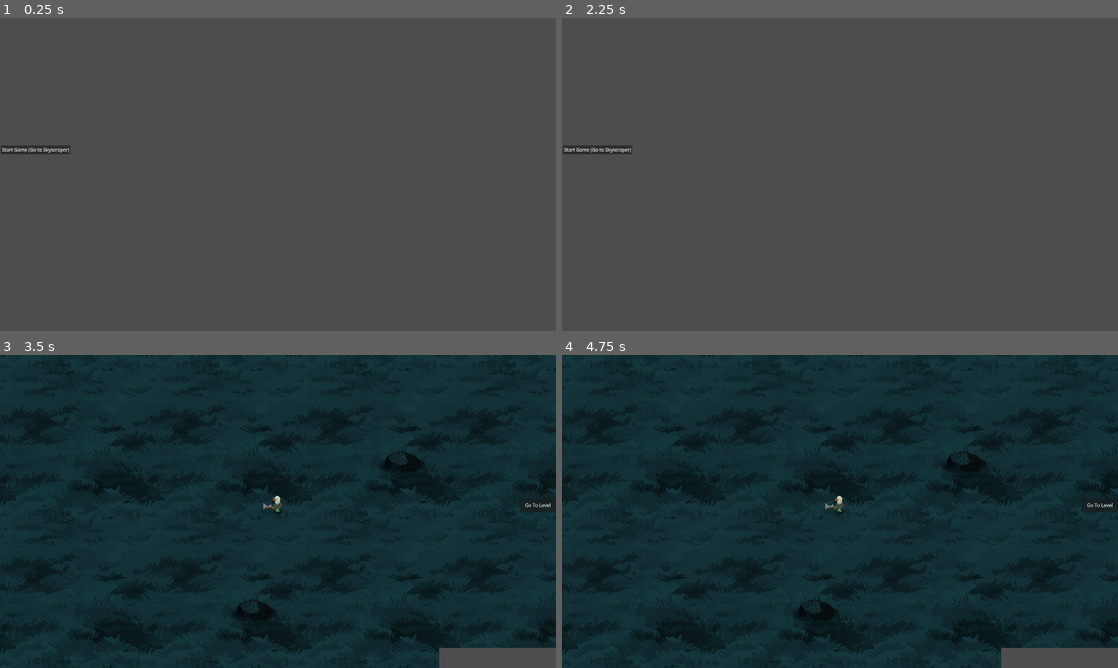
Above: before the commit, frames 1-4 (two rows, left to right).
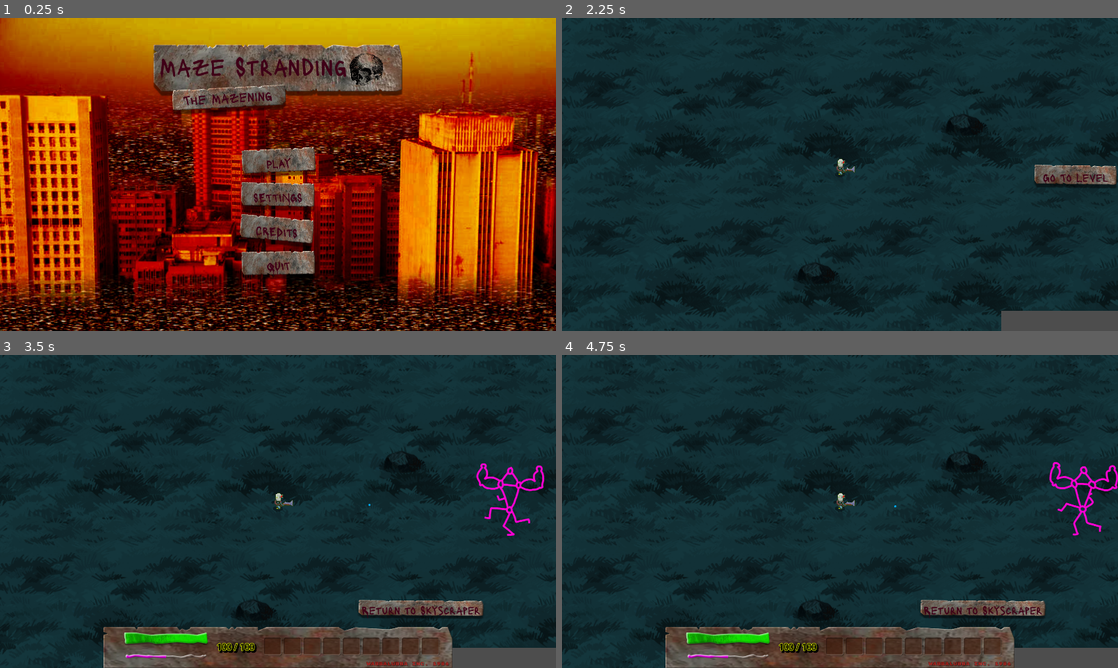
Above: after the commit, the same moments.

Repository: 100-Devs-1-Game/WildJamProject
Game: Godot game, scene res://main.tscn
Same seed, same stepped clock (60 frames per second), same inputs: the game is played once before the commit and once after it.
Inputs (mouse positions are in pixels of both pictures, inside the frame that each line leads up to):
- Up to frame 1 (0.25 s): no input
- Up to frame 2 (2.25 s): click (840, 230) at 0.5 s, where only the run after the commit has a clickable "CREDITS"; click (1017, 293) at 1.25 s, where only the run after the commit has a clickable "RETURN"; click (840, 161) at 2 s, where only the run after the commit has a clickable "PLAY"
- Up to frame 3 (3.5 s): click "Start Game (Go to Skyscraper)" (after the commit: "Go To Level") at 2.75 s
- Up to frame 4 (4.75 s): click "Go To Level" (after the commit: "Return to Skyscraper") at 3.5 s; click "Return to Skyscraper" (after the commit: "Go To Level") at 4.25 s

The runs differ from the first frame. In frame 1, 97% of the frame differs, in the area x 0-100%, y 0-100%; in frame 2, 98%; in frame 3, 9.9%; in frame 4, 9.9%.

Commit message:
Added menu, credits, and button styles.

Diff:
--- a/project/autoloads/scene_manager.gd
+++ b/project/autoloads/scene_manager.gd
@@ -5,6 +5,7 @@
 
 ## --- export vars ---
 @export var main_menu_scene: PackedScene
+@export var credits_scene: PackedScene
 @export var hub_scene: PackedScene
 @export var game_scene: PackedScene
 
@@ -44,3 +45,7 @@
 ## Loads the main menu scene
 func load_main_menu_scene():
 	change_room(main_menu_scene)
+
+## Loads the cradits scene
+func load_credits_scene():
+	change_room(credits_scene)
--- a/project/autoloads/scene_manager.tscn
+++ b/project/autoloads/scene_manager.tscn
@@ -1,12 +1,14 @@
-[gd_scene load_steps=5 format=3 uid="uid://6d2tsh8qi82k"]
+[gd_scene load_steps=6 format=3 uid="uid://6d2tsh8qi82k"]
 
 [ext_resource type="Script" uid="uid://j4srx0s7j5fv" path="res://autoloads/scene_manager.gd" id="1_bjvek"]
-[ext_resource type="PackedScene" uid="uid://dmvxv8q01ju74" path="res://scenes/main_menu.tscn" id="2_theb1"]
+[ext_resource type="PackedScene" uid="uid://4roanyas8j71" path="res://modules/menus/main_menu.tscn" id="2_theb1"]
 [ext_resource type="PackedScene" uid="uid://dkoc5mebfrp4f" path="res://scenes/tower_hub.tscn" id="3_cqtie"]
+[ext_resource type="PackedScene" uid="uid://b5pa0fut3q2ha" path="res://modules/menus/credits.tscn" id="3_mgtr3"]
 [ext_resource type="PackedScene" uid="uid://c1st86pxs1fwe" path="res://scenes/game.tscn" id="4_mgtr3"]
 
 [node name="SceneManager" type="Node"]
 script = ExtResource("1_bjvek")
 main_menu_scene = ExtResource("2_theb1")
+credits_scene = ExtResource("3_mgtr3")
 hub_scene = ExtResource("3_cqtie")
 game_scene = ExtResource("4_mgtr3")
--- a/project/components/debug_scene_change_button.gd
+++ b/project/components/debug_scene_change_button.gd
@@ -1,6 +1,6 @@
 extends Node
 
-enum TargetScene { MAIN, HUB, GAME }
+enum TargetScene { MAIN, HUB, GAME, CREDITS }
 
 @export var targetScene: TargetScene = TargetScene.MAIN
 
@@ -12,3 +12,5 @@
 			SceneManager.load_hub_scene();
 		TargetScene.GAME:
 			SceneManager.load_game_scene();
+		TargetScene.CREDITS:
+			SceneManager.load_credits_scene();
--- a/project/components/debug_scene_change_button.tscn
+++ b/project/components/debug_scene_change_button.tscn
@@ -1,5 +1,6 @@
-[gd_scene load_steps=2 format=3 uid="uid://4ctkx7p3f50k"]
+[gd_scene load_steps=3 format=3 uid="uid://4ctkx7p3f50k"]
 
+[ext_resource type="Theme" uid="uid://c7ewp0647v5ek" path="res://assets/menu_theme.tres" id="1_oq7jv"]
 [ext_resource type="Script" uid="uid://dxradmginmd1r" path="res://components/debug_scene_change_button.gd" id="1_symkv"]
 
 [node name="DebugSceneChangeButton" type="Button"]
@@ -8,6 +9,7 @@
 anchor_bottom = 1.0
 grow_horizontal = 2
 grow_vertical = 2
+theme = ExtResource("1_oq7jv")
 text = "Go To"
 script = ExtResource("1_symkv")
 
--- /dev/null
+++ b/project/modules/menus/credits.gd
@@ -0,0 +1,6 @@
+extends Control
+
+
+
+func _on_return_button_pressed() -> void:
+	SceneManager.load_main_menu_scene()
--- /dev/null
+++ b/project/modules/menus/credits.tscn
@@ -0,0 +1,76 @@
+[gd_scene load_steps=4 format=3 uid="uid://b5pa0fut3q2ha"]
+
+[ext_resource type="Theme" uid="uid://c7ewp0647v5ek" path="res://assets/menu_theme.tres" id="1_iej6b"]
+[ext_resource type="Texture2D" uid="uid://b5o2ow0t7g3dt" path="res://assets/ui/creditsbg.png" id="1_qf25l"]
+[ext_resource type="Script" uid="uid://3ivv6xwkwrwv" path="res://modules/menus/credits.gd" id="2_iej6b"]
+
+[node name="Credits" type="Control"]
+layout_mode = 3
+anchors_preset = 15
+anchor_right = 1.0
+anchor_bottom = 1.0
+grow_horizontal = 2
+grow_vertical = 2
+theme = ExtResource("1_iej6b")
+script = ExtResource("2_iej6b")
+
+[node name="BG" type="TextureRect" parent="."]
+layout_mode = 1
+anchors_preset = 15
+anchor_right = 1.0
+anchor_bottom = 1.0
+grow_horizontal = 2
+grow_vertical = 2
+texture = ExtResource("1_qf25l")
+
+[node name="MarginContainer" type="MarginContainer" parent="."]
+layout_mode = 1
+anchors_preset = 15
+anchor_right = 1.0
+anchor_bottom = 1.0
+grow_horizontal = 2
+grow_vertical = 2
+theme_override_constants/margin_left = 700
+theme_override_constants/margin_top = 128
+theme_override_constants/margin_right = 700
+theme_override_constants/margin_bottom = 128
+
+[node name="RichTextLabel" type="RichTextLabel" parent="MarginContainer"]
+layout_mode = 2
+theme_override_font_sizes/normal_font_size = 24
+text = "Lead Game Designer
+- Codimon
+
+2D Artist
+- Astenra
+- CheddaNinja
+- Vivien Lulkowski
+
+3D Artist
+- CRYPTCRATE
+
+Game Designer
+- John Tran
+
+Programmer
+- Cdw849
+- Chaak (Amirtha Krishnan)
+- CheddaNinja
+- Codimon
+- Josep Valls
+- Kylen Xiao
+- Victor Hugo Souza
+- niconorsk"
+fit_content = true
+
+[node name="ReturnButton" type="Button" parent="."]
+custom_minimum_size = Vector2(262, 103)
+layout_mode = 0
+offset_left = 1435.0001
+offset_top = 907.0001
+offset_right = 1697.0001
+offset_bottom = 1010.0001
+rotation = -0.06648167
+text = "RETURN"
+
+[connection signal="pressed" from="ReturnButton" to="." method="_on_return_button_pressed"]
--- a/project/modules/menus/credits_menu.gd
+++ /dev/null
@@ -1,11 +0,0 @@
-extends Node
-
-
-# Called when the node enters the scene tree for the first time.
-func _ready() -> void:
-	pass # Replace with function body.
-
-
-# Called every frame. 'delta' is the elapsed time since the previous frame.
-func _process(delta: float) -> void:
-	pass
--- a/project/modules/menus/credits_menu.tscn
+++ /dev/null
@@ -1,9 +0,0 @@
-[gd_scene format=3 uid="uid://byskwkr721w1h"]
-
-[node name="CreditsMenu" type="Control"]
-layout_mode = 3
-anchors_preset = 15
-anchor_right = 1.0
-anchor_bottom = 1.0
-grow_horizontal = 2
-grow_vertical = 2
--- a/project/modules/menus/main_menu.gd
+++ b/project/modules/menus/main_menu.gd
@@ -7,7 +7,7 @@
 
 
 func _on_play_button_pressed() -> void:
-	pass
+	SceneManager.load_hub_scene()
 
 
 func _on_settings_button_pressed() -> void:
@@ -15,7 +15,7 @@
 
 
 func _on_credits_button_pressed() -> void:
-	pass
+	SceneManager.load_credits_scene()
 
 
 func _on_quit_button_pressed() -> void:
--- a/project/modules/menus/main_menu.tscn
+++ b/project/modules/menus/main_menu.tscn
@@ -62,15 +62,15 @@
 anchor_top = 0.5
 anchor_right = 0.5
 anchor_bottom = 0.5
-offset_left = -378.0
-offset_top = -84.5
-offset_right = 220.0
-offset_bottom = 59.5
+offset_left = -409.0
+offset_top = -71.5
+offset_right = 238.0
+offset_bottom = 72.5
 grow_horizontal = 2
 grow_vertical = 2
 theme_override_colors/font_color = Color(0.24705882, 0, 0.09019608, 1)
-theme_override_font_sizes/font_size = 120
-text = "Game name"
+theme_override_font_sizes/font_size = 88
+text = "Maze Stranding"
 
 [node name="TextureRect" type="TextureRect" parent="."]
 layout_mode = 1
@@ -102,8 +102,8 @@
 grow_vertical = 2
 rotation = -0.056903474
 theme_override_colors/font_color = Color(0.24705882, 0, 0.09019608, 1)
-theme_override_font_sizes/font_size = 30
-text = "SLOGAN SLOGAN"
+theme_override_font_sizes/font_size = 48
+text = "The Mazening"
 
 [node name="PlayButton" type="Button" parent="."]
 custom_minimum_size = Vector2(262, 103)
--- a/project/scenes/game.tscn
+++ b/project/scenes/game.tscn
@@ -20,10 +20,10 @@
 [node name="Game" type="Node"]
 
 [node name="DebugSceneChangeButton" parent="." instance=ExtResource("1_80nbo")]
-offset_left = 5.0
-offset_top = 803.0
-offset_right = -1745.0
-offset_bottom = -229.0
+offset_left = 738.0
+offset_top = 860.0
+offset_right = -735.0
+offset_bottom = -153.0
 text = "Return to Skyscraper"
 targetScene = 1
 
--- a/project/scenes/main_menu.tscn
+++ /dev/null
@@ -1,19 +0,0 @@
-[gd_scene load_steps=2 format=3 uid="uid://dmvxv8q01ju74"]
-
-[ext_resource type="PackedScene" uid="uid://4ctkx7p3f50k" path="res://components/debug_scene_change_button.tscn" id="1_06t4h"]
-
-[node name="Main" type="Control"]
-layout_mode = 3
-anchors_preset = 0
-
-[node name="VBoxContainer" type="VBoxContainer" parent="."]
-layout_mode = 0
-offset_left = 3.0
-offset_top = 440.0
-offset_right = 243.0
-offset_bottom = 480.0
-
-[node name="DebugSceneChangeButton" parent="VBoxContainer" instance=ExtResource("1_06t4h")]
-layout_mode = 2
-text = "Start Game (Go to Skyscraper)"
-targetScene = 1
--- a/project/scenes/tower_hub.tscn
+++ b/project/scenes/tower_hub.tscn
@@ -17,10 +17,10 @@
 [node name="TowerHub" type="Node"]
 
 [node name="DebugSceneChangeButton" parent="." instance=ExtResource("1_pdoo8")]
-offset_left = 1301.0
-offset_top = 509.0
-offset_right = -491.0
-offset_bottom = -523.0
+offset_left = 1134.0
+offset_top = 521.0
+offset_right = -492.0
+offset_bottom = -475.0
 text = "Go To Level"
 targetScene = 2
 
Not shown, added: project/modules/menus/credits.gd.uid
Not shown, removed: project/modules/menus/credits_menu.gd.uid
